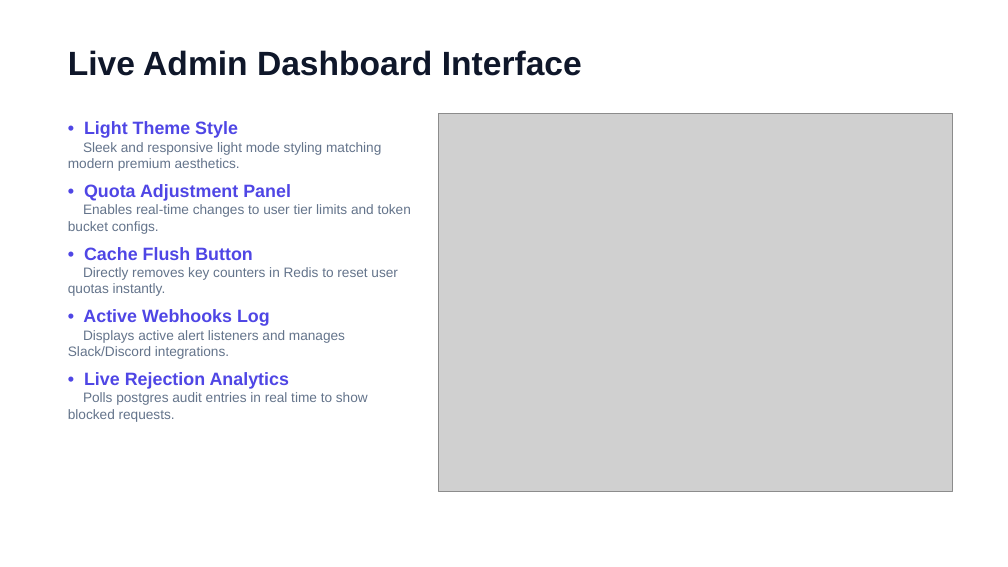
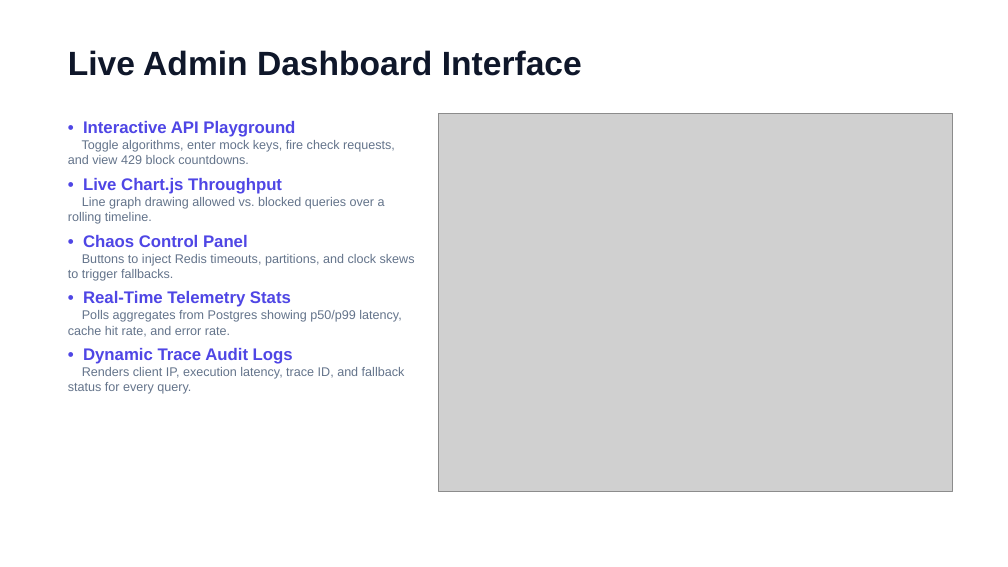
Before and after one commit to nikhil-codes-tech/rate_limiter, a slide deck: slide 6 of rate_limiter_presentation.pptx. Drawn at 1008x567 pixels with LibreOffice and Linux fonts; fonts in the diff are those of the drawing; grey boxes stand for pictures. Boxes give left, top, right and bottom in pixels: in the first picture for what was removed or moved away, otherwise in the second. Text is boxed around its words. In the diff, an @@ line names an element or a change of style, - is before the commit and + after.

Commit message:
Update PPTX presentation with Token Bucket and Chaos telemetry slides

```diff
--- a/rate_limiter_presentation.pptx
+++ b/rate_limiter_presentation.pptx
@@ text at (68, 121, 415, 394): text changed; size 13 to 12 pt @@
-• Light Theme Style
-Sleek and responsive light mode styling matching modern premium aesthetics.
-• Quota Adjustment Panel
-Enables real-time changes to user tier limits and token bucket configs.
-• Cache Flush Button
-Directly removes key counters in Redis to reset user quotas instantly.
-• Active Webhooks Log
-Displays active alert listeners and manages Slack/Discord integrations.
-• Live Rejection Analytics
-Polls postgres audit entries in real time to show blocked requests.
+• Interactive API Playground
+Toggle algorithms, enter mock keys, fire check requests, and view 429 block countdowns.
+• Live Chart.js Throughput
+Line graph drawing allowed vs. blocked queries over a rolling timeline.
+• Chaos Control Panel
+Buttons to inject Redis timeouts, partitions, and clock skews to trigger fallbacks.
+• Real-Time Telemetry Stats
+Polls aggregates from Postgres showing p50/p99 latency, cache hit rate, and error rate.
+• Dynamic Trace Audit Logs
+Renders client IP, execution latency, trace ID, and fallback status for every query.
```
Also in this commit, not shown: 4 other slides changed, 2 slides added, 2 slides removed, 1 other file.
